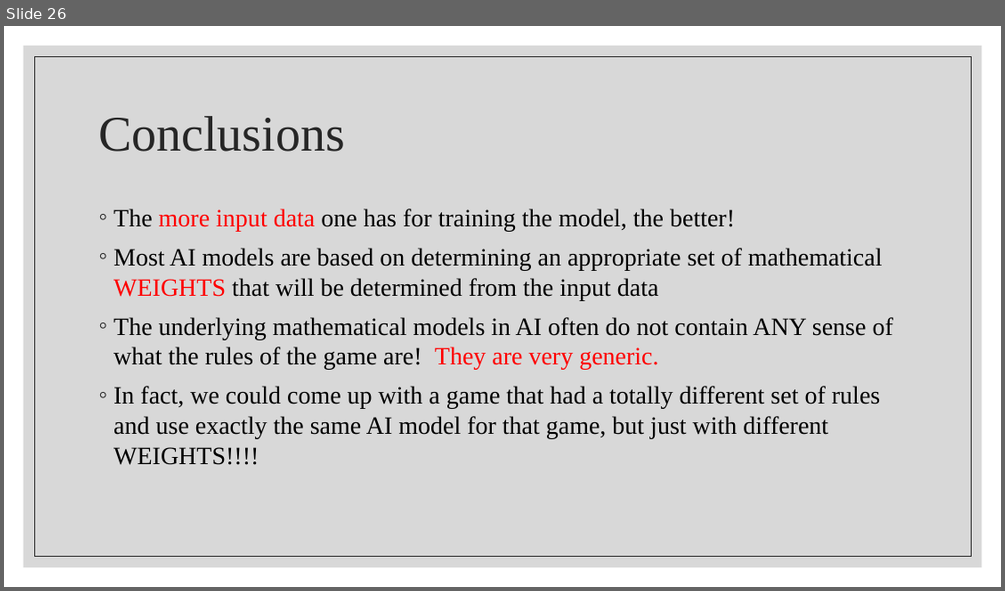
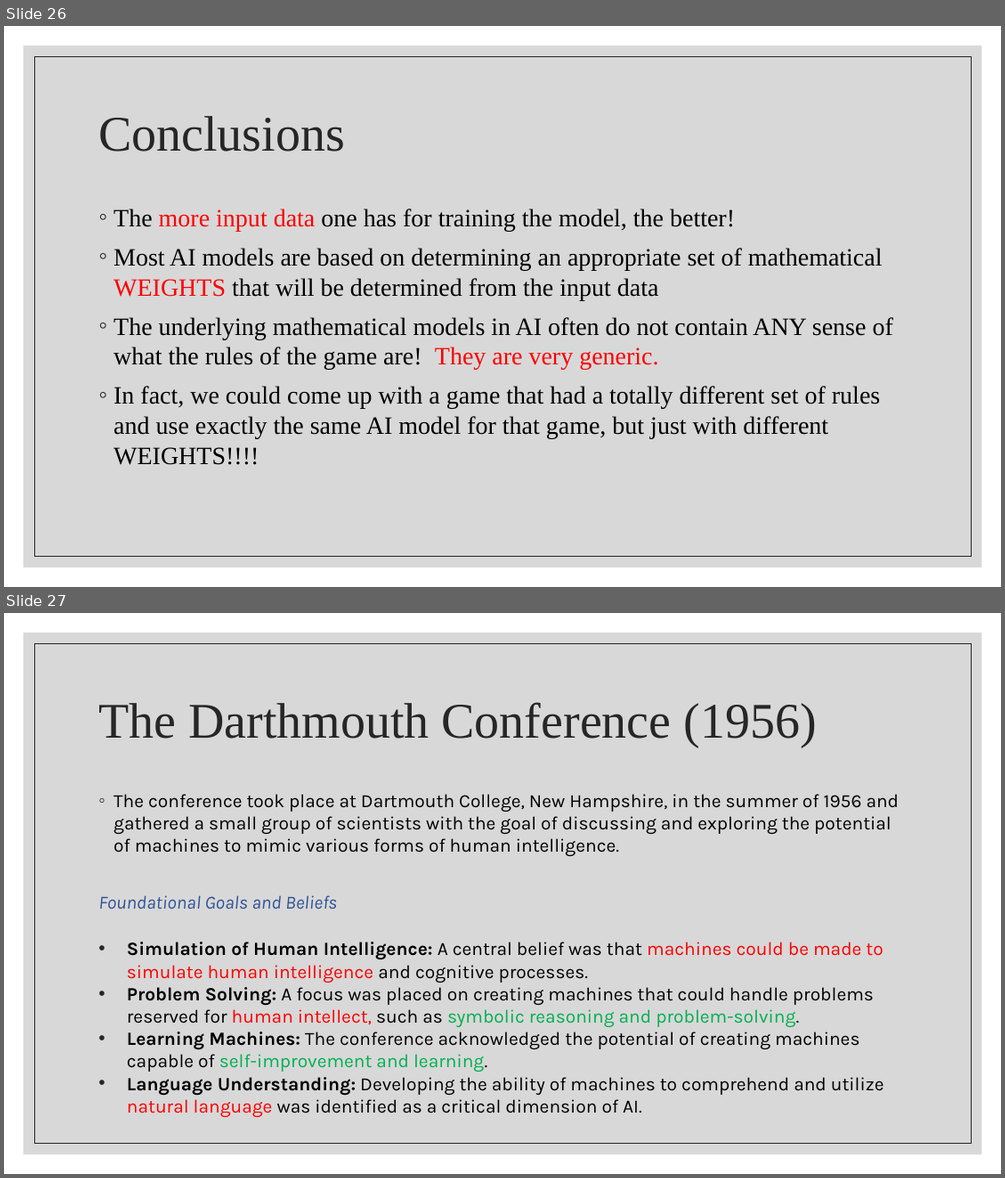
Before and after one commit to wutmeownow/phys441, a slide deck: JupyterNotebooks/LLS/Lecture3.pptx. Shown one above the other, each under a label of ours: slide 26 before the commit, slides 26 and 27 after it. The pictures are 1005x591 and 1005x1178 pixels, drawn with LibreOffice and Linux fonts; fonts in the diff are those of the drawing. Boxes give left, top, right and bottom in pixels: in the first picture for what was removed or moved away, otherwise in the second. Text is boxed around its words. In the diff, an @@ line names an element or a change of style, - is before the commit and + after.

```diff
--- a/JupyterNotebooks/LLS/Lecture3.pptx
+++ b/JupyterNotebooks/LLS/Lecture3.pptx
@@ slide 27 added at (4,613,1001,1174), background #FFFFFF; not listed: 2 template elements that a slide beside it also shows @@
@@ title added at (98,702,816,747), 48 pt, text #262626 @@
+The Darthmouth Conference (1956)
@@ text added at (98,794,899,1117), 18 pt, text #000000 @@
+◦ The conference took place at Dartmouth College, New Hampshire, in the summer of 1956 and gathered a small group of scientists with the goal of discussing and exploring the potential of machines to mimic various forms of human intelligence.
+Foundational Goals and Beliefs
+• Simulation of Human Intelligence: A central belief was that machines could be made to simulate human intelligence and cognitive processes.
+• Problem Solving: A focus was placed on creating machines that could handle problems reserved for human intellect, such as symbolic reasoning and problem-solving.
+• Learning Machines: The conference acknowledged the potential of creating machines capable of self-improvement and learning.
+• Language Understanding: Developing the ability of machines to comprehend and utilize natural language was identified as a critical dimension of AI.
```
Also in this commit, not shown: 7 other slides added, 1 other file.
